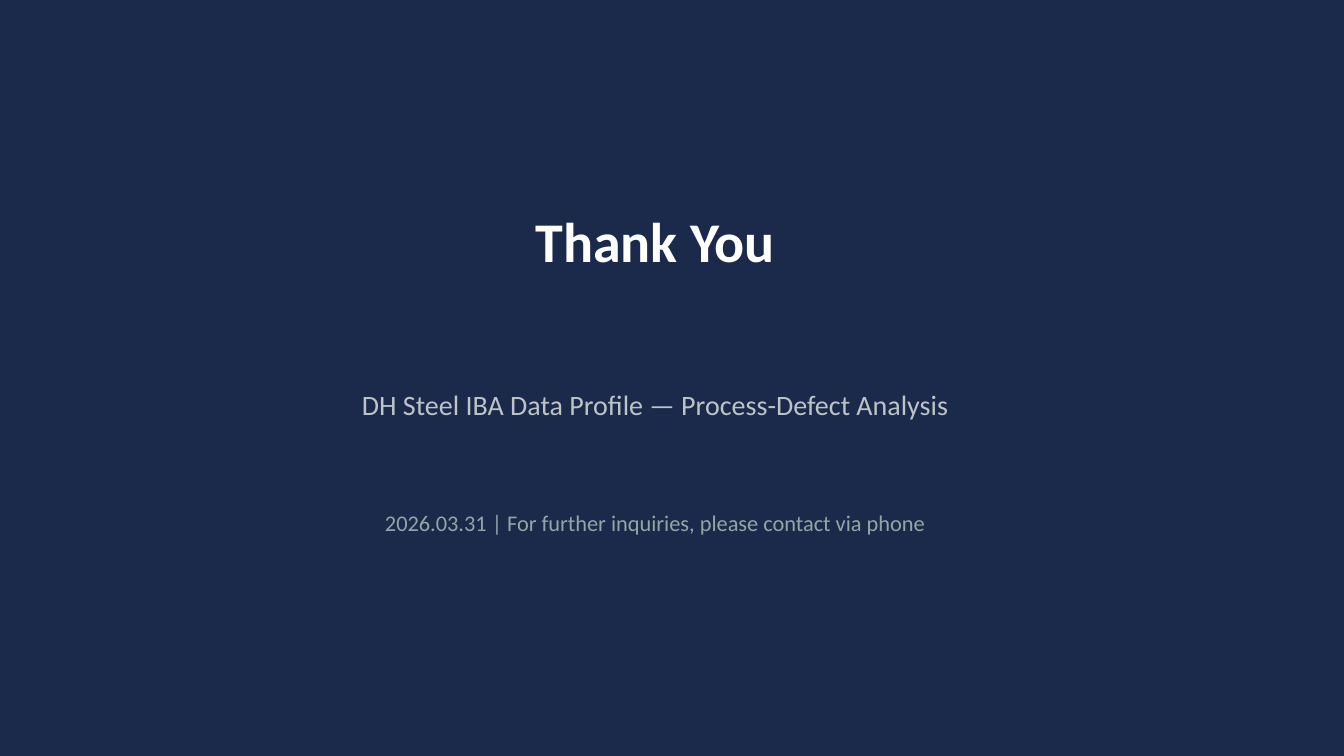
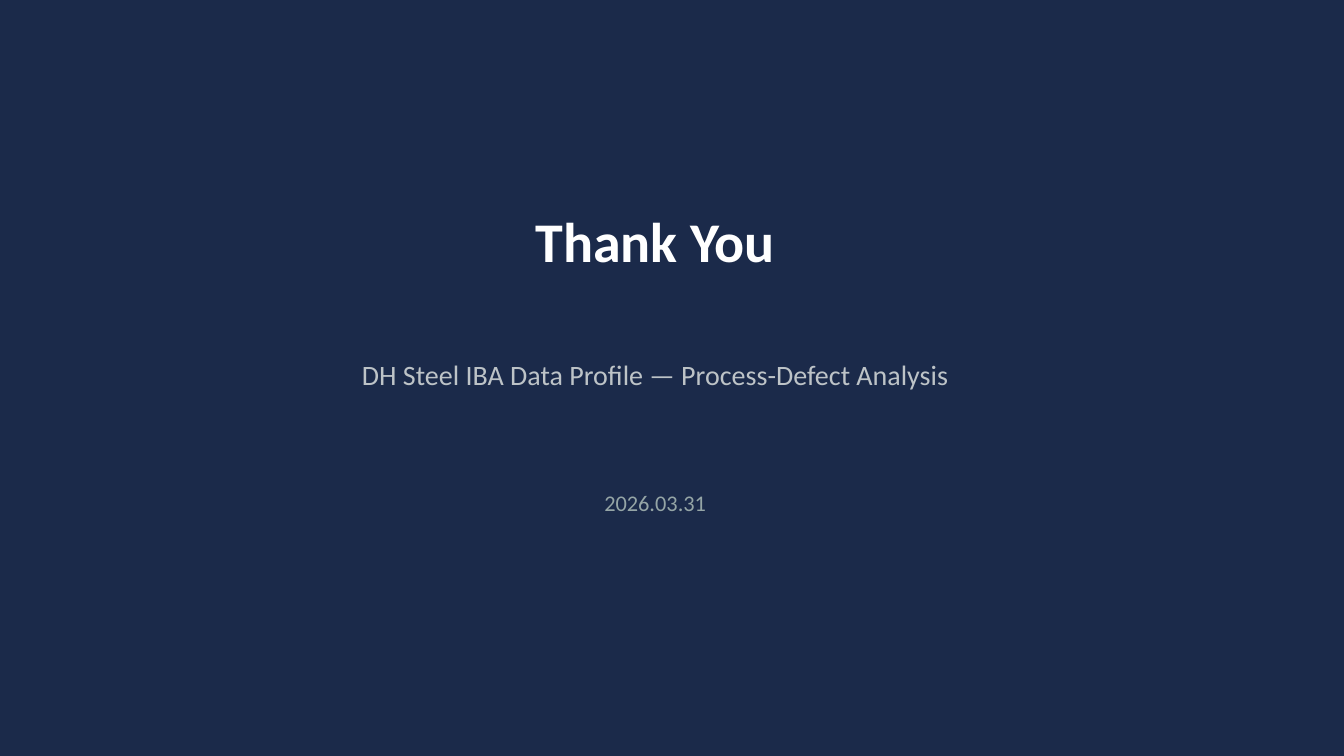
Before and after one commit to pathcosmos/steel_grade_iqr_analysis_v2, a slide deck: slide 17 of 0330_additional/0330_DH_Steel_IBA_Analysis_Report.pptx. Drawn at 1344x756 pixels with LibreOffice and Linux fonts; fonts in the diff are those of the drawing. Boxes give left, top, right and bottom in pixels: in the first picture for what was removed or moved away, otherwise in the second. Text is boxed around its words. In the diff, an @@ line names an element or a change of style, - is before the commit and + after.

```diff
--- a/0330_additional/0330_DH_Steel_IBA_Analysis_Report.pptx
+++ b/0330_additional/0330_DH_Steel_IBA_Analysis_Report.pptx
@@ text "DH Steel IBA Data Profile ...": place and size @@
-text "DH Steel IBA Data Profile ..." at (362,395,948,420)
+text "DH Steel IBA Data Profile ..." at (362,365,948,390)
@@ text at (604,496,706,511): text changed @@
-2026.03.31 | For further inquiries, please contact via phone
+2026.03.31
```
Also in this commit, not shown: 16 other slides changed.
